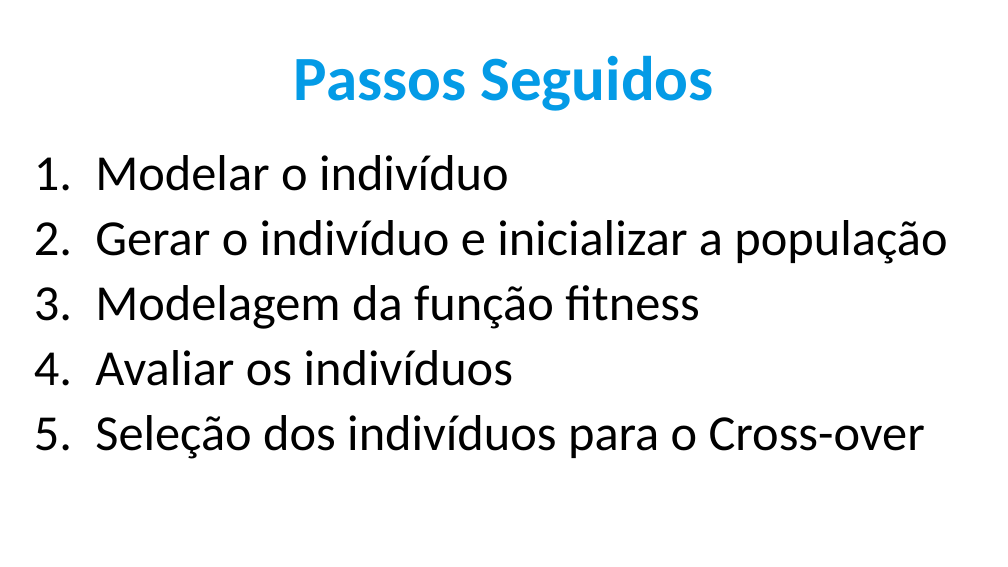
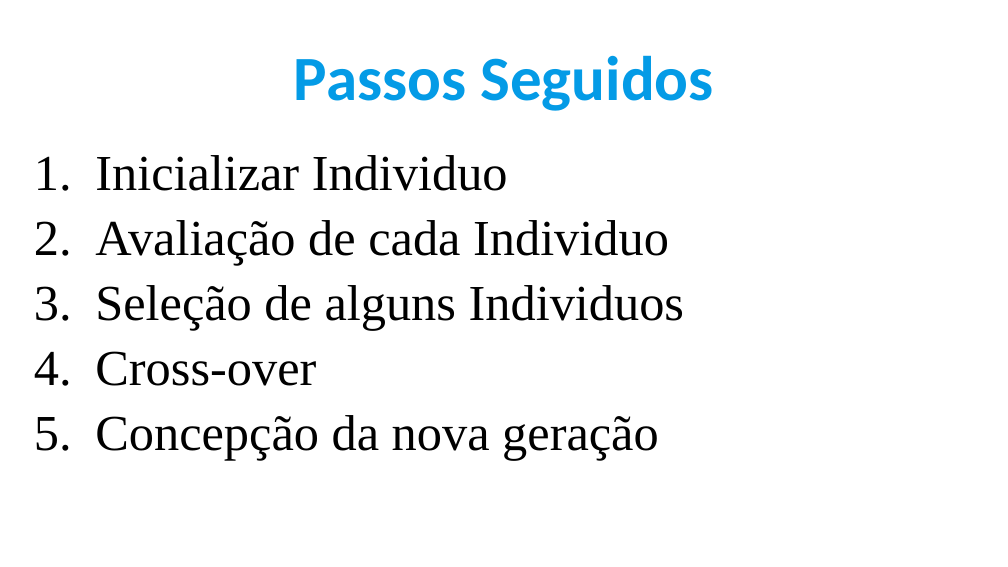
Before and after one commit to IgorSantos1996/GeneticAlgorithms, a slide deck: slide 8 of Apresentação.pptx. Drawn at 1008x567 pixels with LibreOffice and Linux fonts; fonts in the diff are those of the drawing. Boxes give left, top, right and bottom in pixels: in the first picture for what was removed or moved away, otherwise in the second. Text is boxed around its words. In the diff, an @@ line names an element or a change of style, - is before the commit and + after.

```diff
--- a/Apresentação.pptx
+++ b/Apresentação.pptx
@@ text at <box>95,155,684,460</box>: text changed; font Calibri to Times New Roman @@
-1. Modelar o indivíduo
-2. Gerar o indivíduo e inicializar a população
-3. Modelagem da função fitness
-4. Avaliar os indivíduos
-5. Seleção dos indivíduos para o Cross-over
+1. Inicializar Individuo
+2. Avaliação de cada Individuo
+3. Seleção de alguns Individuos
+4. Cross-over
+5. Concepção da nova geração
```
Also in this commit, not shown: 3 other slides changed.
